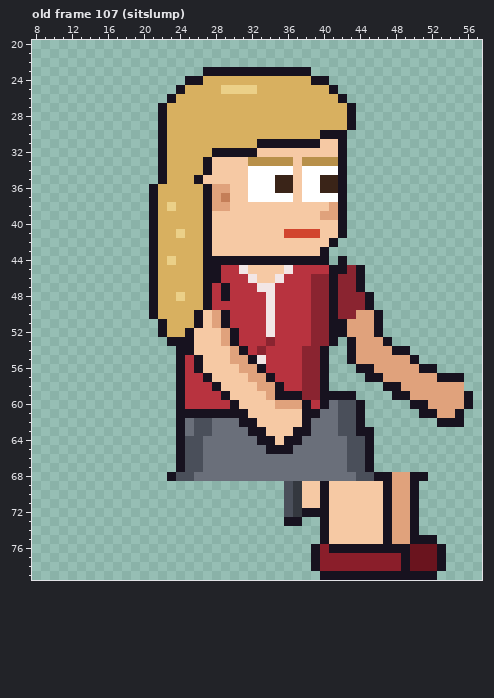
A pixel-art file gets an edit: sprites/clients/client_karen_right_anim.aseprite. Above: the version before the commit.
64x80 pixels, 129 frames. Colours within 5 levels of each other are drawn and written as one. Shown: old frame 107 (sitslump): x 8..57, y 20..79. The commit also changed other frames, which this record leaves out.
The same view after the edit:
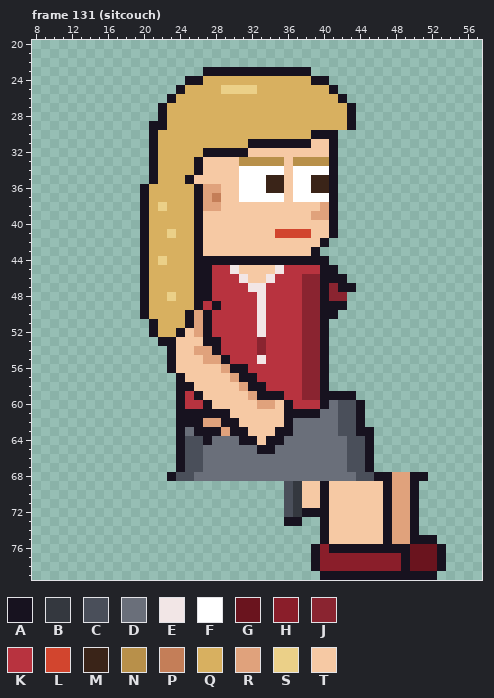
Palette (. is transparent): A #17121f  B #34383f  C #4a4f5a  D #6a6f7a  E #f2e6e6  F #ffffff  G #6a141e  H #8a1e2a  J #8a2430  K #b8333f  L #d2452e  M #3a2418  N #b8904a  P #c47e58  Q #d8b060  R #e0a27c  S #ebd088  T #f6c9a4
A new or re-ordered frame is compared with the old frame closest to it.
Edits made:
frames 129 -> 135
Changed rows in their new state; - is an unchanged pixel.
Frame 131 (sitcouch) is new; against old frame 107 (sitslump):
first column x 20:
29 -A-----------------------------------
30 -AQ----------------A--.--------------
31 -AQ---------A------T-A.--------------
32 -AQ----A----T--------A.--------------
33 -AQ---AT---N----TN---A.--------------
34 -AQ---AT---F----TF---A.--------------
35 -AQ--AT----F--M-TF-M-A.--------------
36 AQ----AR-T-F--M-TF-M-A.--------------
37 AQ----ARPT-F----TF---A.--------------
38 AQSQ--AR-T----------RA.--------------
39 AQ----AT-----------R-A.--------------
40 AQ----AT-------------A.--------------
41 AQ-SQ-AT-------L---T-A.--------------
42 AQ----AT------------A.---------------
43 AQ----AT-----------A.----------------
44 AQSQ--A---------------.--------------
45 AQ----A-K-ET---EK---A-...------------
46 AQ----A-K--ET-EK--J-A-A..------------
47 AQ----A--K--E-K---J-AJAA.------------
48 AQ-SQ-A--K---EK---J-AJ-...-----------
49 AQ----AKA----EK---J-A-A...-----------
50 AQ---ARAKK---EK---J-A-.....----------
51 -AQ--ARAKK---EK---J-A......----------
52 -AQ-ATRAKKK--EK---J-A......----------
53 --A-TT-AAKK--JK---J-A.-.....---------
54 ---ATTRRAKKK-----------.......-------
55 ---ATTTRRAKKK----------........------
56 ---ATTT--RAAKK----------.........----
57 -----TTT--RAAKK----------...........-
58 -----ATTT--RAAKK-----------.........-
59 ------ATTT--RAA-KK----------.........
60 -------ATTT--RRTAKK-----------.......
61 ----------TT----AA-------------.....-
62 -----AARRAATT---ADD--------------...-
63 ------AAARAATT-AADD------------------
64 -------A---AAT-ADD-------------------
65 -------------A-DD--------------------
Where, in picture pixels (left, top, right, bottom), the same in both pictures:
changed: (140, 121, 473, 454)
